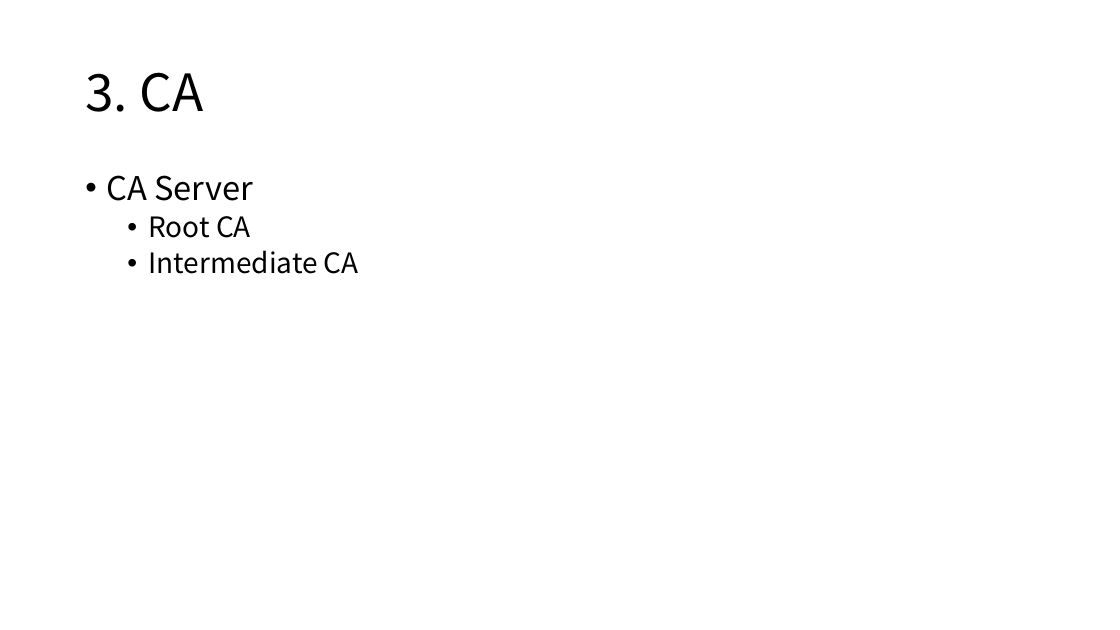
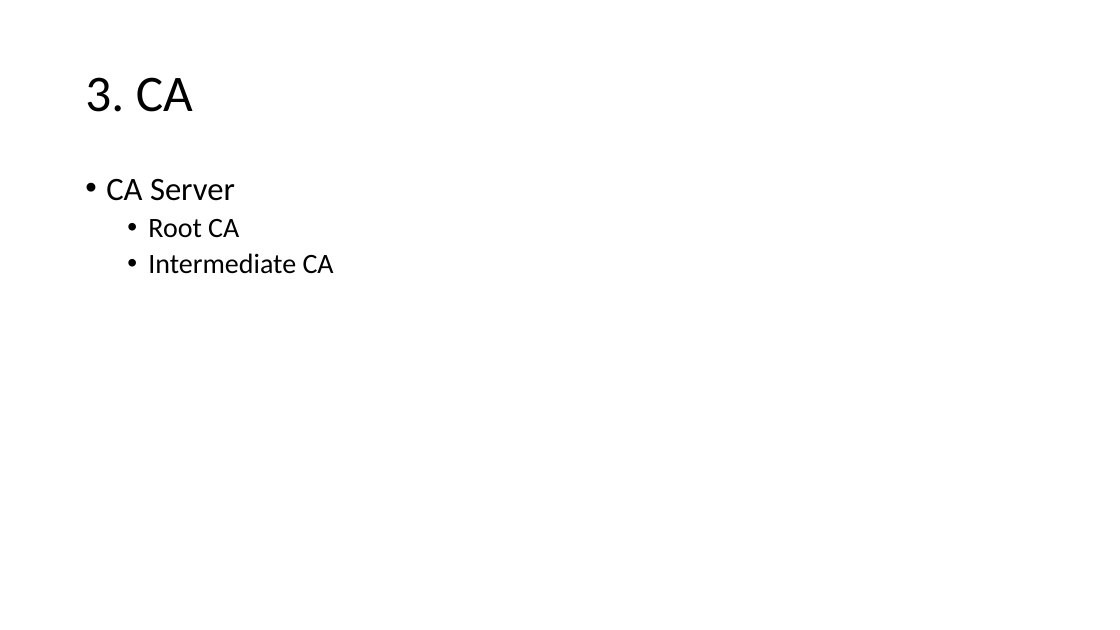
Before and after one commit to freekatz/Blockchain-Notes, a slide deck: slide 16 of fabric notes/【2020.12.26】Fabric Network Runtime Architecture.pptx (slide 15 before the commit). Drawn at 1120x630 pixels with LibreOffice and Linux fonts; fonts in the diff are those of the drawing. Boxes give left, top, right and bottom in pixels: in the first picture for what was removed or moved away, otherwise in the second. Text is boxed around its words. In the diff, an @@ line names an element or a change of style, - is before the commit and + after.

```diff
--- a/fabric notes/【2020.12.26】Fabric Network Runtime Architecture.pptx
+++ b/fabric notes/【2020.12.26】Fabric Network Runtime Architecture.pptx
@@ title "3. CA" at box(85, 77, 193, 112): font Noto Sans CJK SC to Calibri @@
@@ text "CA Server" at box(106, 178, 334, 274): font Noto Sans CJK SC to Calibri @@
```
Also in this commit, not shown: 24 other slides changed, 2 slides added, 6 other files.
